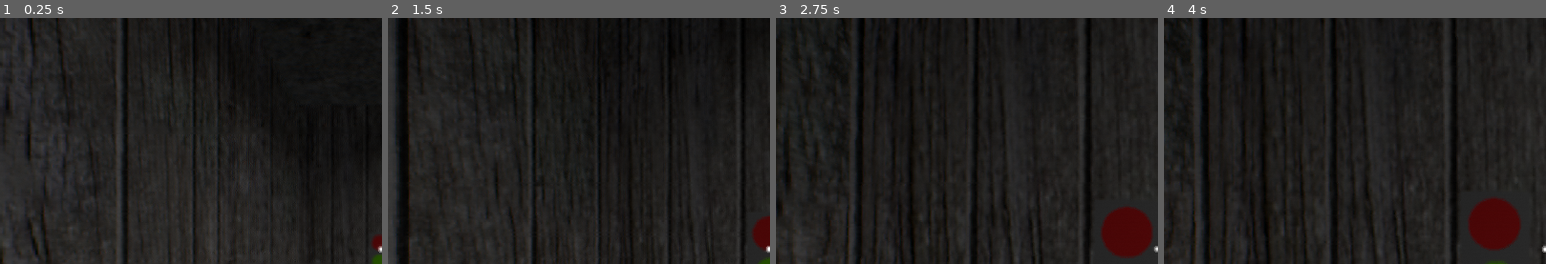
Above: before the commit, frames 1-4 (left to right).
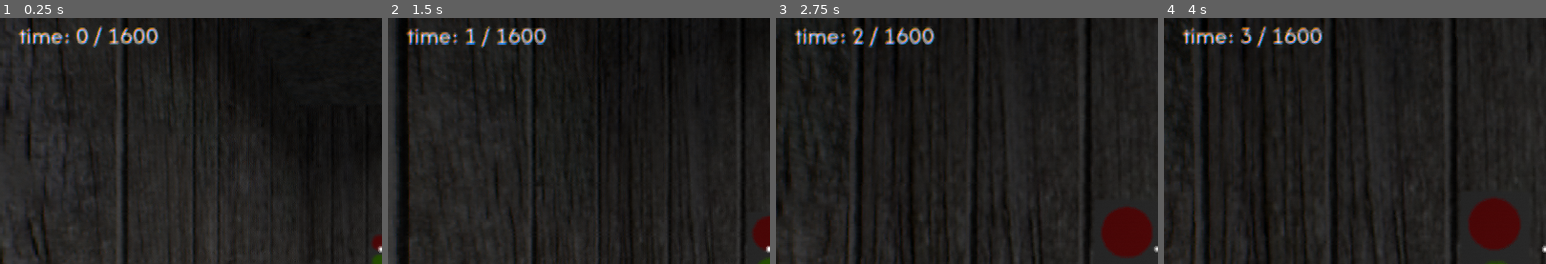
Above: after the commit, the same moments.

Repository: derukaeru/identity
Game: Godot game, scene res://src/scenes/main/main.tscn
Two runs of this game, one before a commit and one after it. Both use one fixed random seed, a clock stepped at 60 frames per second and the inputs below.
Inputs (mouse positions are % of the whole screen's width and height, from its top left):
- Up to frame 1 (0.25 s): no input
- Up to frame 2 (1.5 s): tap Enter at 0.5 s; move the mouse to (55, 50) at 0.52 s; hold W (forward) from 0.53 s (still down); tap Alt at 0.6 s; click (55, 50) at 0.67 s; move the mouse to (45, 50) at 1.27 s; tap Shift at 1.35 s; click (45, 50) at 1.42 s
- Up to frame 3 (2.75 s): keep holding W (forward); move the mouse to (52, 48) at 2.02 s; tap Alt at 2.1 s; click (52, 48) at 2.17 s
- Up to frame 4 (4 s): keep holding W (forward); move the mouse to (49, 52) at 2.77 s; tap Shift at 2.85 s; click (49, 52) at 2.92 s; tap Space at 3.5 s; move the mouse to (57, 51) at 3.52 s; tap Alt at 3.6 s; click (57, 51) at 3.67 s
The pictures show only the part of the screen within x 0-50%, y 3-53%; the shares and areas given below are measured in that part.

The runs differ from the first frame. In frame 1, 1.3% of the frame differs, in the area x 4-42%, y 3-13%; in frame 2, 1.4%; in frame 3, 1.4%; in frame 4, 1.4%.

Commit message:
feat: added time and continuous vistiors

Diff:
--- a/src/scenes/entities/player.gd
+++ b/src/scenes/entities/player.gd
@@ -33,7 +33,6 @@
 	EventManager.close_dialogue.connect(close_dialogue)
 
 	EventManager.inspect_visitor.connect(toggle_inspection)
-
 	default_cam_transform = camera.global_transform
 
 func _physics_process(delta: float) -> void:
@@ -115,12 +114,16 @@
 	can_look = false
 	stop_movement()
 
-func toggle_inspection(marker: Marker3D) -> void:
+func toggle_inspection(marker: Marker3D = null) -> void:
+	if not GameManager.has_visitor: return
+
 	if camera_tween and camera_tween.is_running():
 		camera_tween.kill()
 
-	inspection_position = marker
+	if marker:
+		inspection_position = marker
 	inspecting = !inspecting
+
 	var target_transform: Transform3D
 	if inspecting:
 		target_transform = inspection_position.global_transform
--- a/src/scenes/entities/visitor.gd
+++ b/src/scenes/entities/visitor.gd
@@ -35,9 +35,13 @@
 			progress += speed * delta
 
 			if has_arrived():
+				print("arrived")
+
 				if approved:
+					print("approved")
 					EventManager.visitor_entered.emit()
 				else:
+					print("left")
 					EventManager.visitor_left.emit()
 				queue_free()
 		STATES.ENTERING:
@@ -69,8 +73,8 @@
 	EventManager.dialogue.emit("Hello.")
 
 func has_arrived() -> bool:
-	if progress_ratio < 1.0: return false
-	return true
+	if progress_ratio >= 1.0: return true
+	return false
 
 func give_id() -> void:
 	var id: Item = load(Registry.UID["id"]).instantiate()
--- a/src/scenes/maps/inspection_booth.gd
+++ b/src/scenes/maps/inspection_booth.gd
@@ -17,7 +17,18 @@
 func _ready() -> void:
 	EventManager.move_visitor.connect(move_visitor)
 	EventManager.add_item.connect(add_item)
+
+	EventManager.visitor_left.connect(visitor_left)
+	EventManager.visitor_entered.connect(visitor_entered)
+
 	spawn_visitor()
+
+func _process(delta: float) -> void:
+	if GameManager.day_running:
+		GameManager.time += delta
+
+		if GameManager.time >= GameManager.max_time:
+			GameManager.day_running = false
 
 func move_visitor(visitor: Visitor) -> void:
 	var state: Visitor.STATES = visitor.state
@@ -52,3 +63,11 @@
 
 func _on_lever_interacted() -> void:
 	EventManager.inspect_visitor.emit(inspection_marker)
+
+func visitor_left() -> void:
+	if not GameManager.day_running: return
+	spawn_visitor()
+
+func visitor_entered() -> void:
+	if not GameManager.day_running: return
+	spawn_visitor()
--- a/src/scenes/menu/ui.gd
+++ b/src/scenes/menu/ui.gd
@@ -14,6 +14,7 @@
 @onready var continue_icon: TextureRect = $dialogue_container/dialogue_panel/continue
 
 @onready var visitor_inspection: Control = $visitor_inspection
+@onready var time_label: Label = $time
 
 @export var rotation_speed: float = 0.002
 var dragging: bool = false
@@ -54,6 +55,8 @@
 			get_tree().paused = true
 			pause_screen.open()
 			Util.mouse_visible()
+
+	time_label.text = "time: " + str(int(GameManager.time)) + " / " + str(int(GameManager.max_time))
 
 func show_tooltip(interactable: InteractableComponent) -> void:
 	tooltip.text = interactable.tooltip_text
@@ -160,3 +163,4 @@
 
 func hide_visitor_inspection() -> void:
 	visitor_inspection.hide()
+	EventManager.inspect_visitor.emit()
--- a/src/scenes/menu/ui.tscn
+++ b/src/scenes/menu/ui.tscn
@@ -14,7 +14,12 @@
 [sub_resource type="StyleBoxFlat" id="StyleBoxFlat_2yfux"]
 bg_color = Color(0, 0, 0, 0.1882353)
 
+[sub_resource type="StyleBoxEmpty" id="StyleBoxEmpty_e0xvt"]
+
 [sub_resource type="StyleBoxEmpty" id="StyleBoxEmpty_atyx7"]
+
+[sub_resource type="LabelSettings" id="LabelSettings_t4a08"]
+font_size = 40
 
 [sub_resource type="ShaderMaterial" id="ShaderMaterial_2yfux"]
 shader = ExtResource("3_atyx7")
@@ -135,10 +140,32 @@
 mouse_filter = 2
 
 [node name="visitor_inspection" type="Control" parent="." unique_id=1740778007]
+visible = false
 layout_mode = 3
-anchors_preset = 0
-offset_right = 40.0
-offset_bottom = 40.0
+anchors_preset = 15
+anchor_right = 1.0
+anchor_bottom = 1.0
+grow_horizontal = 2
+grow_vertical = 2
+mouse_filter = 1
+
+[node name="exit" type="Button" parent="visitor_inspection" unique_id=1549861474]
+layout_mode = 1
+anchors_preset = 1
+anchor_left = 1.0
+anchor_right = 1.0
+offset_left = -157.0
+offset_top = 18.0
+offset_right = -20.0
+offset_bottom = 96.0
+grow_horizontal = 0
+theme_override_font_sizes/font_size = 40
+theme_override_styles/normal = SubResource("StyleBoxEmpty_e0xvt")
+theme_override_styles/pressed = SubResource("StyleBoxEmpty_e0xvt")
+theme_override_styles/hover = SubResource("StyleBoxEmpty_e0xvt")
+theme_override_styles/disabled = SubResource("StyleBoxEmpty_e0xvt")
+theme_override_styles/focus = SubResource("StyleBoxEmpty_e0xvt")
+text = "exit"
 
 [node name="inspection" type="Control" parent="." unique_id=728602355]
 visible = false
@@ -200,6 +227,14 @@
 theme_override_styles/focus = SubResource("StyleBoxEmpty_atyx7")
 text = "exit"
 
+[node name="time" type="Label" parent="." unique_id=1575698591]
+offset_left = 31.0
+offset_top = 27.0
+offset_right = 313.0
+offset_bottom = 117.0
+text = "time: "
+label_settings = SubResource("LabelSettings_t4a08")
+
 [node name="pause_screen" parent="." unique_id=2145161773 instance=ExtResource("2_komq3")]
 process_mode = 2
 visible = false
@@ -217,4 +252,5 @@
 [connection signal="pressed" from="dialogue_container/dialogue_panel/questions/option_1" to="." method="ask_question" binds= [0]]
 [connection signal="pressed" from="dialogue_container/dialogue_panel/questions/option_2" to="." method="ask_question" binds= [1]]
 [connection signal="pressed" from="dialogue_container/dialogue_panel/questions/option_3" to="." method="ask_question" binds= [2]]
+[connection signal="pressed" from="visitor_inspection/exit" to="." method="hide_visitor_inspection"]
 [connection signal="pressed" from="inspection/exit" to="." method="_on_exit_pressed"]
--- a/src/scripts/autoloads/game_manager.gd
+++ b/src/scripts/autoloads/game_manager.gd
@@ -3,7 +3,11 @@
 var game_running: bool = true
 var current_map: String = "inspection_booth"
 
+var day_running: bool = true
 var has_visitor: bool = false
+
+var max_time: float = 1600.0 # seconds
+var time: float = 0.0
 
 func _ready() -> void:
 	process_mode = Node.PROCESS_MODE_ALWAYS
